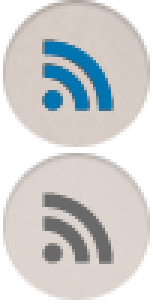
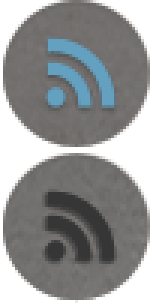
Revision of a layered 153px x 306px image; what changed, layer by layer:
removed group "Group 1" (1 layers) over 42, 39, 114, 111
added layer "Shape 1 copy" above "Shape 1" over 45, 36, 117, 108
moved "Shape 1" out of group "Group 1", painted on it over 42, 39, 117, 261
added layer "Layer 1" above "Shape 2" over 3, 0, 150, 303
added layer "Shape 2" above "Layer 0" over 3, 0, 150, 303
painted on "Layer 0" over 21, 30, 123, 123
